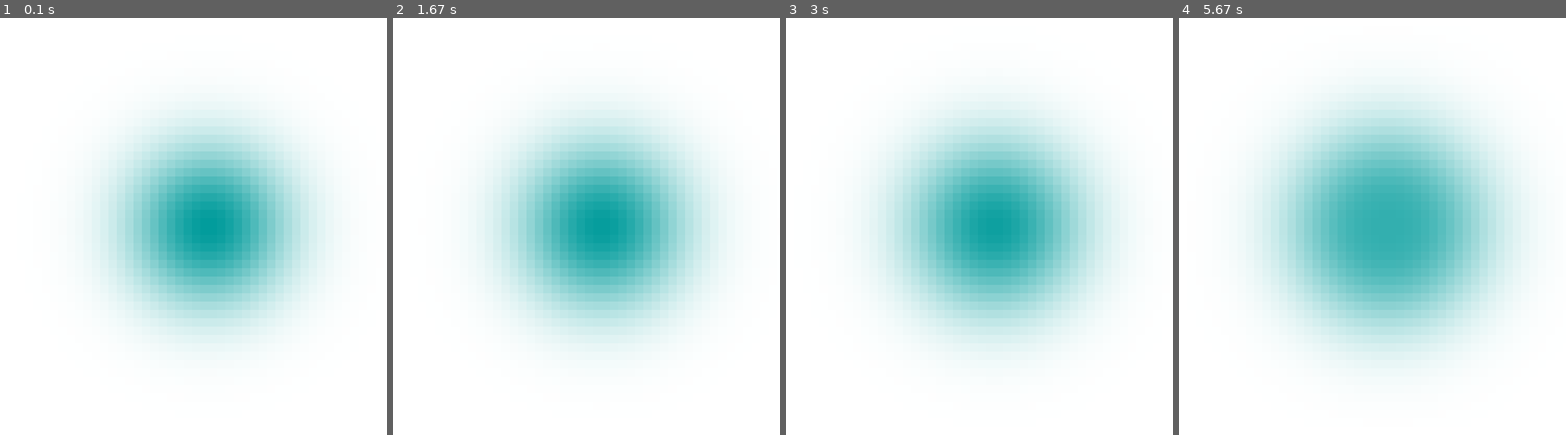
Above: before the commit, frames 1-4 (left to right).
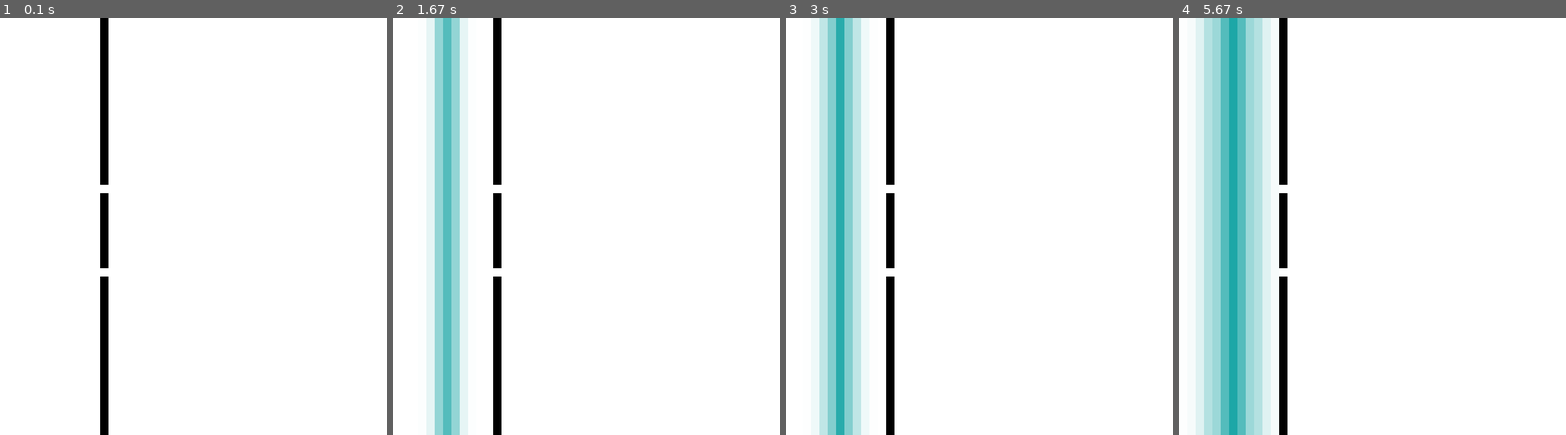
Above: after the commit, the same moments.

Repository: boris-pichugin/yumsh
Game: pygame game, started from Кружок/Проекты/02. Волна/src/2d/main.py
The game is run twice, just before and just after one commit, with the same random seed, the same clock (stepped at 60 frames per second) and the same inputs.
Inputs:
- Up to frame 1 (0.1 s): no input
- Up to frame 2 (1.67 s): no input
- Up to frame 3 (3 s): no input
- Up to frame 4 (5.67 s): no input

The runs differ from the first frame. In frame 1, 28% of the frame differs, in the area x 23-85%, y 0-100%; in frame 2, 38%; in frame 3, 42%; in frame 4, 54%, in the area x 4-89%, y 0-100%.

Commit message:
Кружок 2023.03.04

Diff:
--- a/Кружок/Проекты/02. Волна/src/2d/block.py
+++ b/Кружок/Проекты/02. Волна/src/2d/block.py
@@ -10,6 +10,7 @@
         self.m = 1.0
         self.h = 0.0
         self.v = 0.0
+        self.e = 0.0
 
     def step(self, dt: float) -> None:
         """
@@ -18,6 +19,8 @@
         if self.m <= 0:
             return
         self.h += self.v * dt
+        e0 = self.v ** 2 / 2
+        self.e = 0.01 * e0 + 0.99 * self.e
 
     def update(
             self,
--- a/Кружок/Проекты/02. Волна/src/2d/main.py
+++ b/Кружок/Проекты/02. Волна/src/2d/main.py
@@ -1,5 +1,3 @@
-import math
-
 import pygame as pg
 
 from model import Model
@@ -24,22 +22,12 @@
     dt=0.1
 )
 
-# model.block(MW//2, MH//2).h = 10
-
-for mx in range(MW):
-    for my in range(MH):
-        r = ((mx+0.5)/MW - 0.5)**2 + ((my+0.5)/MH - 0.5)**2
-        block = model.block(mx, my)
-        block.h = MAX_H * math.exp(-r * 100)
-
-for mx in range(MW):
-    model.block(mx, 0).m = 0
-    model.block(mx, MW - 1).m = 0
+holes = {MH // 2 - 5, MH // 2 + 5}
 
 for my in range(MH):
-    model.block(0, my).m = 0
-    model.block(MH - 1, my).m = 0
-
+    if my not in holes:
+        model.block(MW // 4, my).m = 0
+    model.block(MW // 8, my).h = MAX_H
 
 
 def main():
@@ -76,14 +64,14 @@
     for mx in range(MW):
         for my in range(MH):
             color = get_color(mx, my)
-            pg.draw.rect(surface, color, [mx*BLOCK_SIZE, my*BLOCK_SIZE, BLOCK_SIZE, BLOCK_SIZE])
+            pg.draw.rect(surface, color, [mx * BLOCK_SIZE, my * BLOCK_SIZE, BLOCK_SIZE, BLOCK_SIZE])
 
 
 def get_color(mx, my):
     block = model.block(mx, my)
-    if block is None:
+    if block is None or block.m <= 0:
         return 0, 0, 0
-    h = block.h
+    h = block.e
     if h < 0:
         x = (max(h, MIN_H) / MIN_H) ** 0.3
         return (
--- /dev/null
+++ b/Кружок/Проекты/03. Эволюционное моделирование/src/hello_world.py
@@ -0,0 +1,57 @@
+import random
+from typing import List, Tuple, Callable
+
+
+def main() -> None:
+    target = "Hello, World!"
+
+    def fitness(individ: str) -> int:
+        fit = 0
+        for i in range(len(target)):
+            fit += abs(ord(individ[i]) - ord(target[i]))
+        return fit
+
+    solution = find_genetic(fitness, len("Hello, World!"), 100, 0.8, 0.1)
+    print(f"solution = [{solution}]")
+
+
+def find_genetic(
+        fitness: Callable[[str], int],
+        individ_len: int,
+        init_size: int,
+        crossover_rate: float,
+        mutation_rate: float
+) -> str:
+    population = generate_init_population(individ_len, init_size)
+    iteration = 0
+    while True:
+        iteration += 1
+        population, best = selection(fitness, population)
+        best_fitness = fitness(best)
+        if best_fitness == 0:
+            return best
+        print(f"{iteration:03d} [{best}] ({best_fitness})")
+        population = crossover(population, crossover_rate)
+        population = mutation(population, mutation_rate)
+
+
+def generate_init_population(len: int, init_size: int) -> List[str]:
+    return [generate_individ(len) for _ in range(init_size)]
+
+
+def generate_individ(len: int) -> str:
+    return "".join(random_char() for _ in range(len))
+
+
+def random_char() -> str:
+    return chr(random.randint(32, 127))
+
+
+def selection(fitness: Callable[[str], int], population: List[str]) -> Tuple[List[str], str]:
+    population.sort(key=fitness)
+    best = population[0]
+    size = len(population)
+    half = size // 2
+    return population[0:half] + population[0:size - half], best
+
+# print(generate_init_population(3, 10))
--- /dev/null
+++ b/Кружок/Проекты/03. Эволюционное моделирование/src/minimize_function.py
@@ -0,0 +1,20 @@
+def f(x: float) -> float:
+    return (x - 2) ** 2 / (2 + (x - 2) ** 2)
+
+import random
+
+X0 = -10
+X1 = 10
+SIZE = 20
+SPREAD = 0.1
+
+population = [random.uniform(X0, X1) for _ in range(SIZE)]
+population.sort(key=f)
+
+for _ in range(10000):
+    spread = (population[-1] - population[0]) / (SIZE/2)
+    children = [x + random.uniform(-spread, spread) for x in population]
+    population = population + children
+    population.sort(key=f)
+    population = population[0:SIZE]
+    print(f"x = {population[0]}, f(x) = {f(population[0])}")
